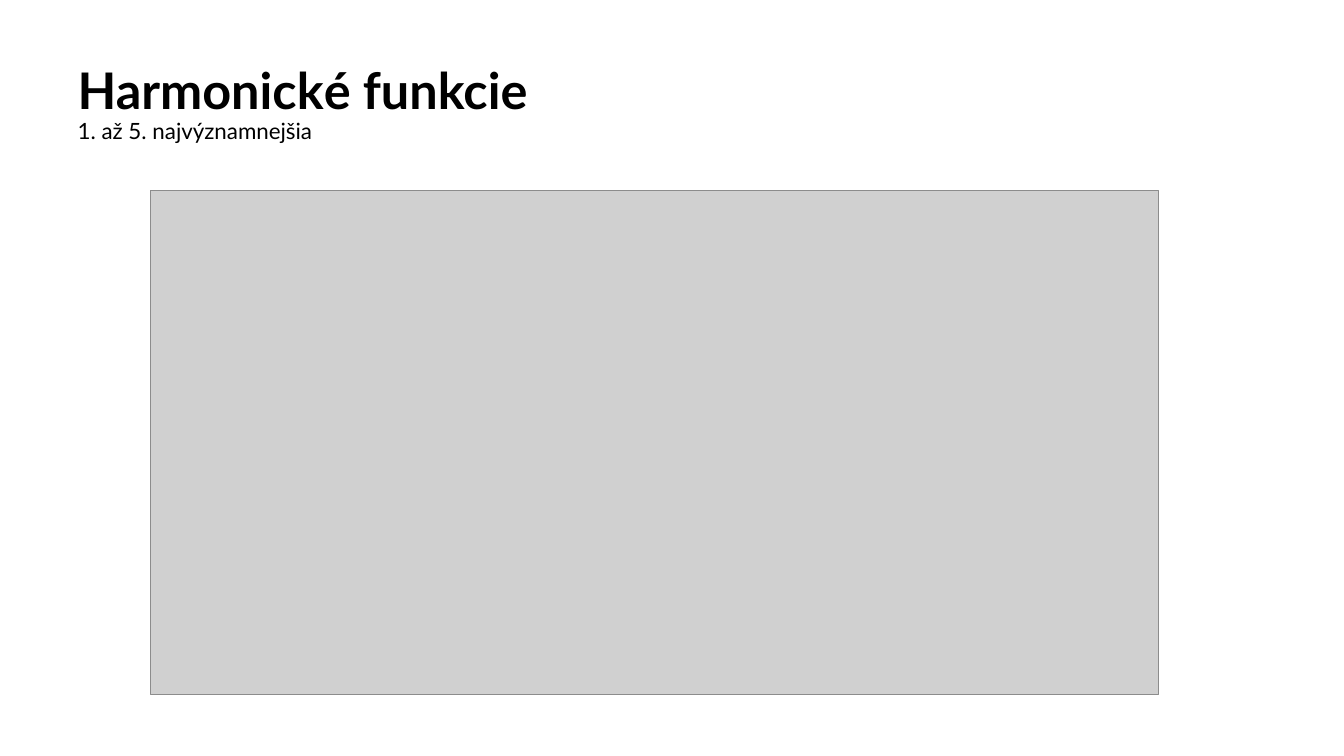
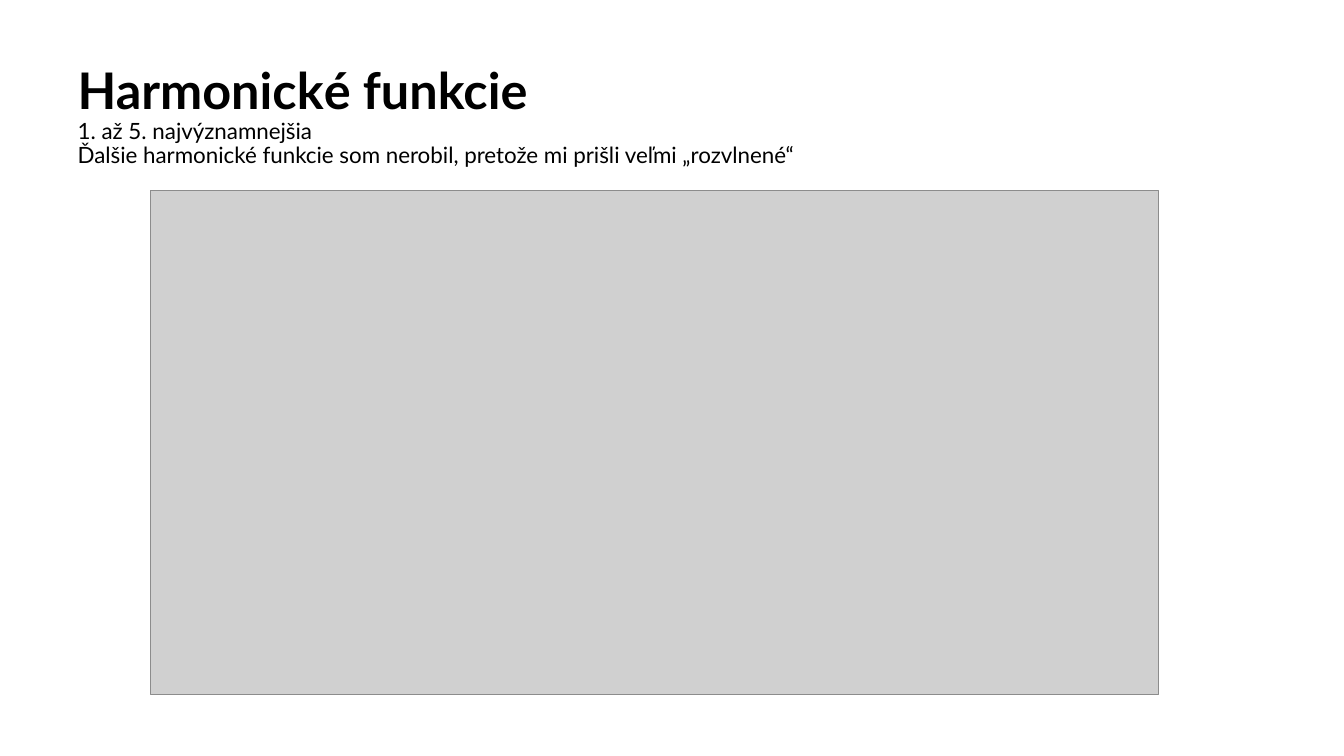
Before and after one commit to cyprich/AP, a slide deck: slide 10 of data/cyprich_AP_2024_zadanie5_predikcia.pptx. Drawn at 1344x756 pixels with LibreOffice and Linux fonts; fonts in the diff are those of the drawing; grey boxes stand for pictures. Boxes give left, top, right and bottom in pixels: in the first picture for what was removed or moved away, otherwise in the second. Text is boxed around its words. In the diff, an @@ line names an element or a change of style, - is before the commit and + after.

```diff
--- a/data/cyprich_AP_2024_zadanie5_predikcia.pptx
+++ b/data/cyprich_AP_2024_zadanie5_predikcia.pptx
@@ title at [78, 71, 793, 167]: text changed @@
-Harmonické funkcie
-1. až 5. najvýznamnejšia
+Harmonické funkcie
+1. až 5. najvýznamnejšia
+Ďalšie harmonické funkcie som nerobil, pretože mi prišli veľmi „rozvlnené“
```
Also in this commit, not shown: 3 other slides changed, 1 slide added, 13 other files.
